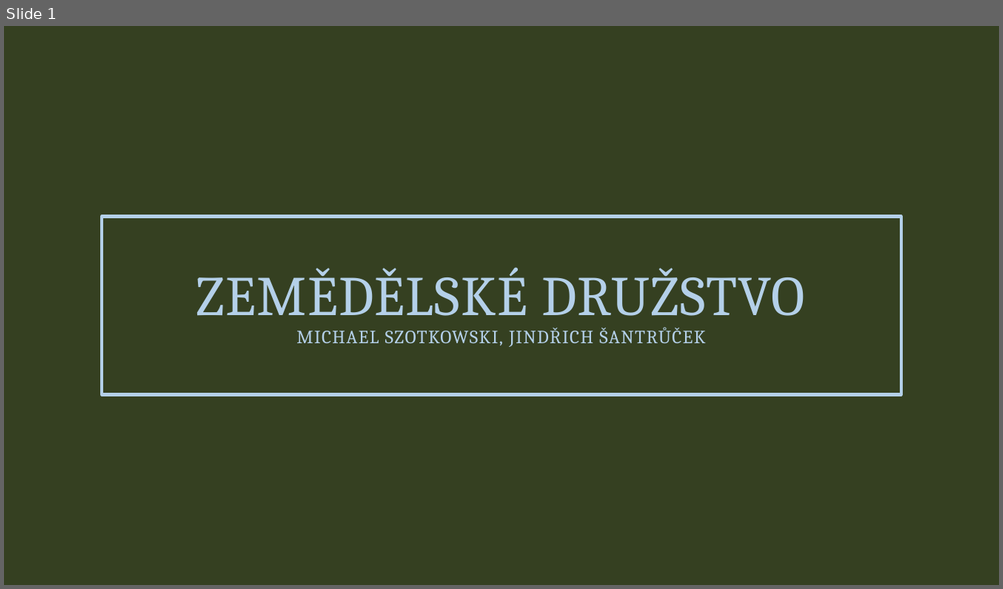
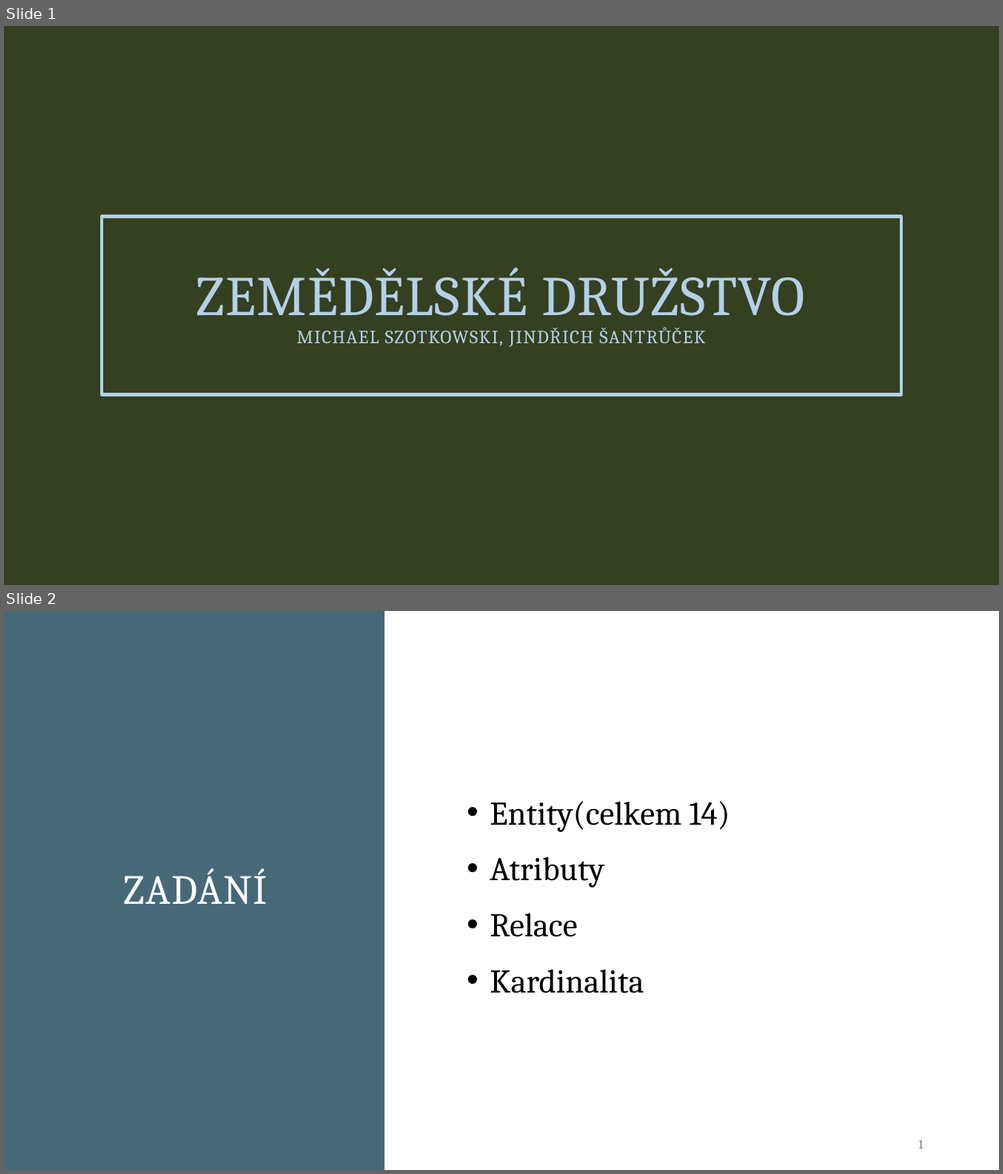
Before and after one commit to Szotkowski/Project10, a slide deck: Presentation.pptx. Shown one above the other, each under a label of ours: slide 1 before the commit, slides 1 and 2 after it. The pictures are 1003x589 and 1003x1174 pixels, drawn with LibreOffice and Linux fonts; fonts in the diff are those of the drawing; background and template pictures are left out. Boxes give left, top, right and bottom in pixels: in the first picture for what was removed or moved away, otherwise in the second. Text is boxed around its words. In the diff, an @@ line names an element or a change of style, - is before the commit and + after.

```diff
--- a/Presentation.pptx
+++ b/Presentation.pptx
@@ slide 2 added at box(4, 611, 999, 1170), background #FFFFFF @@
@@ rectangle added at box(4, 611, 384, 1170), fill #476977 @@
@@ text added at box(489, 801, 729, 994), 32 pt, text #000000 @@
+• Entity(celkem 14)
+• Atributy
+• Relace
+• Kardinalita
@@ title added at box(124, 869, 267, 904), 40 pt, text #FFFFFF @@
+ZADÁNÍ
@@ text added at box(918, 1141, 922, 1149), 12 pt, text #767171 @@
+1
```
Also in this commit, not shown: 2 slides changed, 4 other slides added, 2 slides removed.
